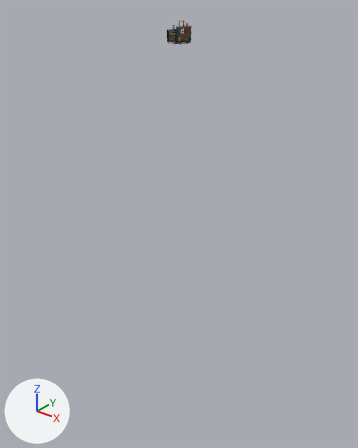
The glTF model computers/src/main/resources/assets/jsc/jsmodels/chain/ceramic_kiln.glb as it was, and as the next commit left it.
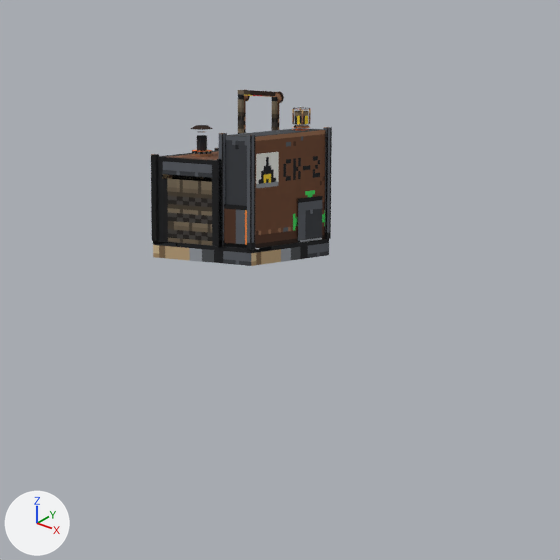
Old and new are each drawn whole from a 50 mm lens placed at (38.2, -48.9, 5.3), pointed at (-2.3, 1.7, -26.0) and again close up on the part from 41% to 62% of the width and 2% to 19% of the height. Lighting does not change. The marker at lower left points along +X, +Y and +Z. The older version's two pictures come first. Where no turn or scale is listed for an object, it has been applied to the vertices. Vertices at exactly the same position are counted once.

Objects in the first close-up: 'body', 'body_glow' and 4 more.
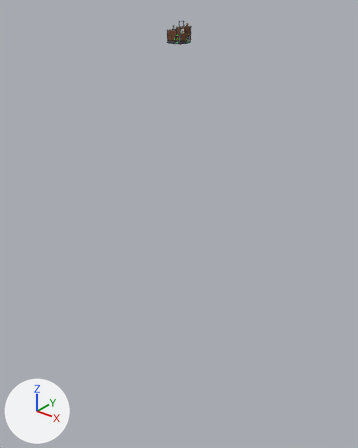
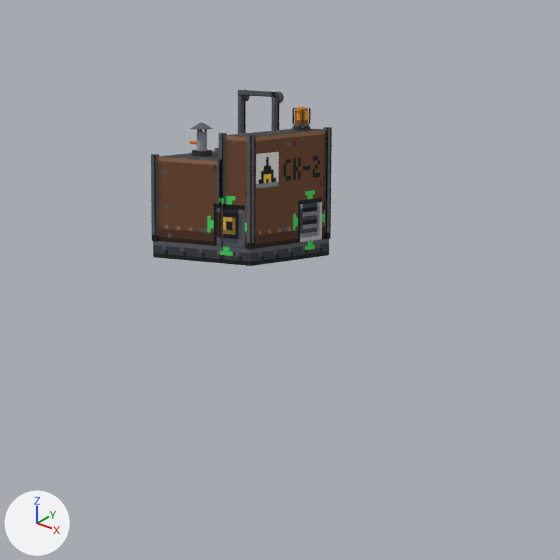
Boxes [x1, y1, x2, y2] around the edits, measured in the close-ups (560 x 560 px):
'body_glow', reshaped
    before: [295, 111, 308, 125]
    after: [207, 107, 325, 256]
part 1 of me_body, deleted
    before: [297, 196, 323, 241]
part 2 of me_body, deleted
    before: [224, 204, 247, 244]
part 3 of me_body, deleted
    before: [219, 133, 227, 247]
part 4 of me_body, added
    after: [219, 133, 227, 204]
part 5 of me_body, surface changed
    both: [153, 90, 329, 266]
part 6 of me_body_glow, added
    after: [207, 190, 325, 256]
part 7 of me_body_glow, surface changed
    both: [295, 111, 308, 125]

Patch to the scene script:
```diff
--- a/computers/src/main/resources/assets/jsc/jsmodels/chain/ceramic_kiln.glb.py
+++ b/computers/src/main/resources/assets/jsc/jsmodels/chain/ceramic_kiln.glb.py
@@ me_body @@
 # used by ob_body; location = (-1.5, 0.5, -65.0)
-me_body.from_pydata(...)  # 1802 vertices, 1752 faces; spans x 0.0..2.02, y -2.02..0.02, z 64.0..66.4
+me_body.from_pydata(...)  # 1778 vertices, 1716 faces; spans x 0.0..2.02, y -2.02..0.02, z 64.0..66.4
+# me_body part 1: the loose piece of 8 vertices spanning x 1.97..2.0, y -0.81..-0.19, z 64.28..64.91 is deleted
+# me_body part 2: the loose piece of 8 vertices spanning x 1.44..1.94, y -2.0..-1.97, z 64.31..64.88 is deleted
+# me_body part 3: 4 vertices removed from x 1.36..1.45, y -2.02..-1.92, z 64.25
+# me_body part 4: 4 vertices added at x 1.36..1.45, y -2.02..-1.92, z 64.88
+# me_body part 5: 1664 kept faces spanning x 0.0..2.02, y -2.02..0.02, z 64.0..66.4 get new texture (UV) coordinates
+# other edits to the shape of me_body do not show in these pictures
 me_body.materials.append(mat_ceramic_kiln)
@@ me_body_glow @@
 # used by ob_body_glow; location = (-1.5, 0.5, -65.0)
-me_body_glow.from_pydata(...)  # 256 vertices, 192 faces; spans x 1.578..1.797, y -0.453..-0.234, z 65.963..66.213
+me_body_glow.from_pydata(...)  # 291 vertices, 210 faces; spans x -0.002..2.001, y -2.017..0.0, z 64.0..66.213
+# me_body_glow part 6: 35 vertices added at x -0.002..2.001, y -2.017..0.0, z 64.0..65.906
+# me_body_glow part 7: 192 kept faces spanning x 1.578..1.797, y -0.453..-0.234, z 65.963..66.213 get new texture (UV) coordinates
 me_body_glow.materials.append(mat_ceramic_kiln)
```
